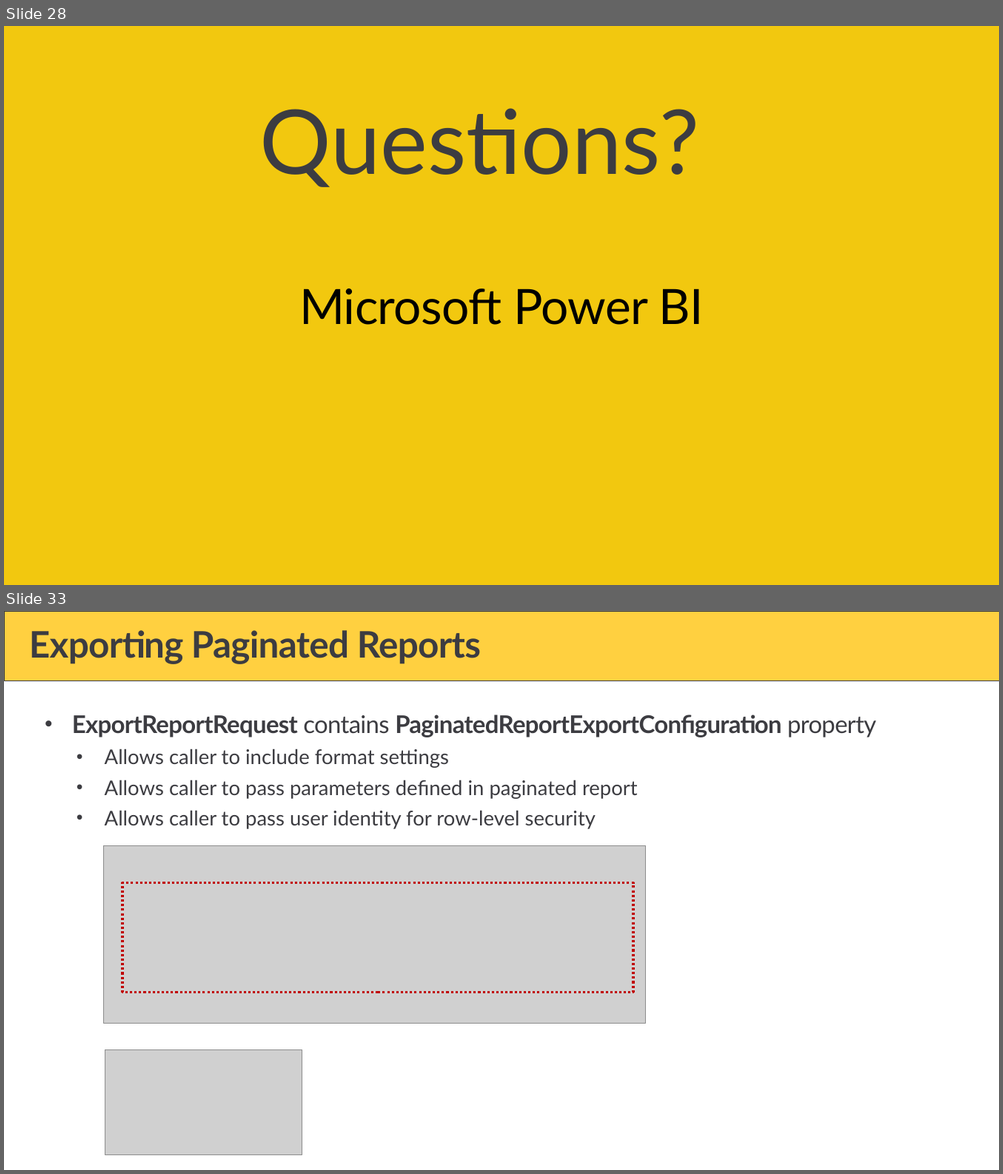
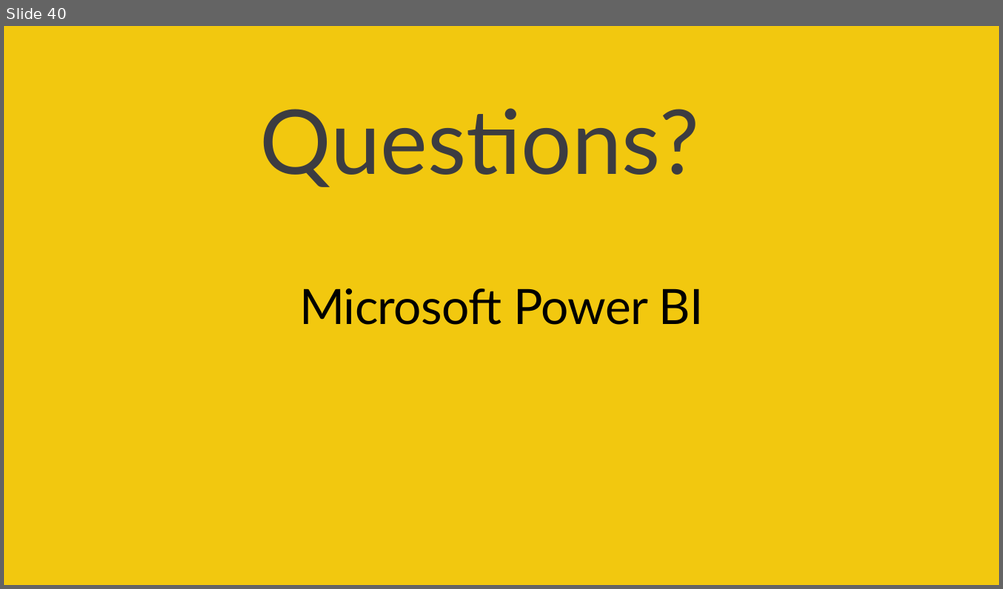
Before and after one commit to PowerBiDevCamp/Camp-Sessions, a slide deck: Session 17 - Building Solutions using Power Automate and the Power BI REST APIs.pptx. Shown one above the other, each under a label of ours: slides 28 and 33 before the commit, slide 40 after it; the slides between them are not shown. The pictures are 1003x1174 and 1003x589 pixels, drawn with LibreOffice and Linux fonts; fonts in the diff are those of the drawing; grey boxes stand for pictures; background and template pictures are left out. Boxes give left, top, right and bottom in pixels: in the first picture for what was removed or moved away, otherwise in the second. Text is boxed around its words. In the diff, an @@ line names an element or a change of style, - is before the commit and + after.

```diff
--- a/Session 17 - Building Solutions using Power Automate and the Power BI REST APIs.pptx
+++ b/Session 17 - Building Solutions using Power Automate and the Power BI REST APIs.pptx
@@ slide 33 removed at [4, 611, 999, 1170], background #FFFFFF @@
@@ rectangle removed at [4, 611, 999, 681] @@
@@ title removed at [29, 630, 481, 664] @@
-Exporting Paginated Reports
@@ text removed at [72, 715, 876, 829] @@
-• ExportReportRequest contains PaginatedReportExportConfiguration property
-  • Allows caller to include format settings
-  • Allows caller to pass parameters defined in paginated report
-  • Allows caller to pass user identity for row-level security
@@ picture removed at [103, 846, 646, 1023] @@
@@ rectangle removed at [122, 883, 633, 992] @@
@@ picture removed at [105, 1050, 301, 1155] @@
@@ what was slide 28 is now slide 40 @@
```
Also in this commit, not shown: 11 slides changed, 14 slides added, 10 other slides removed.
